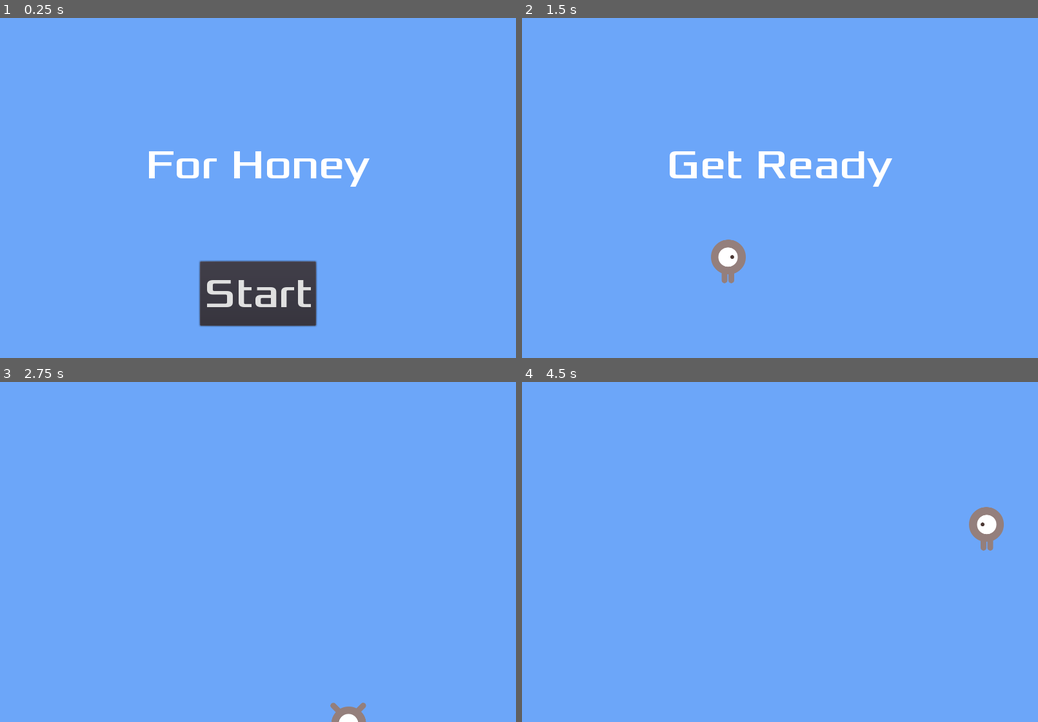
Above: before the commit, frames 1-4 (two rows, left to right).
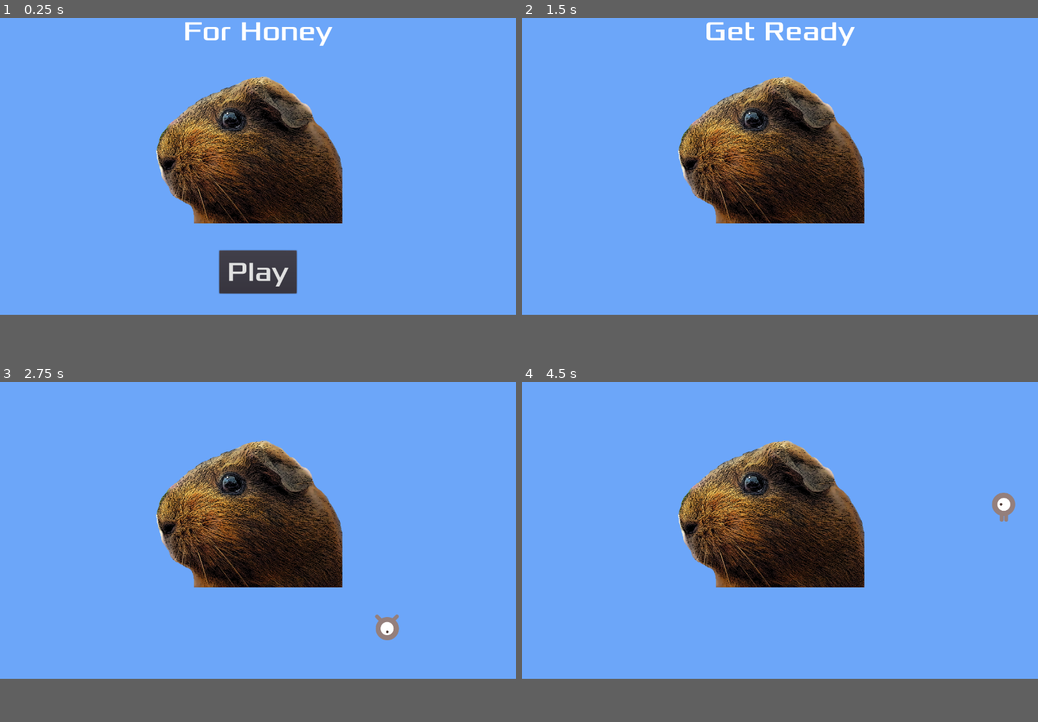
Above: after the commit, the same moments.

Repository: bristol-pride-game-jam/Honey
Game: Godot game, scene res://Main.tscn
Same seed, same stepped clock (60 frames per second), same inputs: the game is played once before the commit and once after it.
Inputs:
- Up to frame 1 (0.25 s): no input
- Up to frame 2 (1.5 s): click "Start" (after the commit: "Play") at 0.5 s; tap Enter at 1.25 s; hold Right (ui_right) from 1.28 s (still down)
- Up to frame 3 (2.75 s): release Right (ui_right) at 2.03 s; hold Down (ui_down) from 2.03 s (still down)
- Up to frame 4 (4.5 s): release Down (ui_down) at 2.78 s; hold Right (ui_right) 2.78-3.53 s; hold Up (ui_up) 3.53-4.28 s; hold Left (ui_left) from 4.28 s (still down)
In our replay, the window is 800x600 before the commit and 800x533 after it. These sizes can differ from the game's own. Grey fills any space a smaller window leaves; there, only what the larger window draws over its background counts as a difference.

The runs differ from the first frame. In frame 1, 17% of the frame differs, in the area x 28-72%, y 1-91%; in frame 2, 14%; in frame 3, 13%; in frame 4, 13%.

Commit message:
Added title image

Diff:
--- a/HUD.tscn
+++ b/HUD.tscn
@@ -1,7 +1,8 @@
-[gd_scene load_steps=7 format=2]
+[gd_scene load_steps=8 format=2]
 
 [ext_resource path="res://HUD.gd" type="Script" id=1]
 [ext_resource path="res://fonts/Xolonium-Regular.ttf" type="DynamicFontData" id=2]
+[ext_resource path="res://art/logo.png" type="Texture" id=3]
 
 [sub_resource type="DynamicFont" id=2]
 size = 64
@@ -22,13 +23,11 @@
 
 [node name="MessageLabel" type="Label" parent="."]
 anchor_left = 0.5
-anchor_top = 0.5
 anchor_right = 0.5
-anchor_bottom = 0.5
 margin_left = -400.0
-margin_top = -79.5
+margin_top = 100.0
 margin_right = 400.0
-margin_bottom = 79.5
+margin_bottom = 159.0
 custom_fonts/font = SubResource( 2 )
 text = "For Honey"
 align = 1
@@ -45,10 +44,15 @@
 margin_bottom = -50.0
 custom_fonts/font = SubResource( 3 )
 shortcut = SubResource( 5 )
-text = "Start"
+text = "Play"
 
 [node name="MessageTimer" type="Timer" parent="."]
 wait_time = 2.0
 one_shot = true
+
+[node name="Sprite" type="Sprite" parent="."]
+position = Vector2( 579.492, 414.975 )
+scale = Vector2( 0.4, 0.4 )
+texture = ExtResource( 3 )
 [connection signal="pressed" from="StartButton" to="." method="_on_StartButton_pressed"]
 [connection signal="timeout" from="MessageTimer" to="." method="_on_MessageTimer_timeout"]
--- a/Main.tscn
+++ b/Main.tscn
@@ -10,8 +10,8 @@
 script = ExtResource( 1 )
 
 [node name="ColorRect" type="ColorRect" parent="."]
-margin_right = 800.0
-margin_bottom = 601.0
+margin_right = 1200.0
+margin_bottom = 801.0
 color = Color( 0.423529, 0.65098, 0.976471, 1 )
 
 [node name="Player" parent="." instance=ExtResource( 2 )]
@@ -21,7 +21,7 @@
 one_shot = true
 
 [node name="StartPosition" type="Position2D" parent="."]
-position = Vector2( 240, 450 )
+position = Vector2( 600, 400 )
 
 [node name="HUD" parent="." instance=ExtResource( 3 )]
 
--- a/project.godot
+++ b/project.godot
@@ -21,7 +21,8 @@
 
 [display]
 
-window/size/width=800
+window/size/width=1200
+window/size/height=800
 
 [rendering]
 
Binary file added: art/logo.png
Not shown, added: art/logo.png.import
